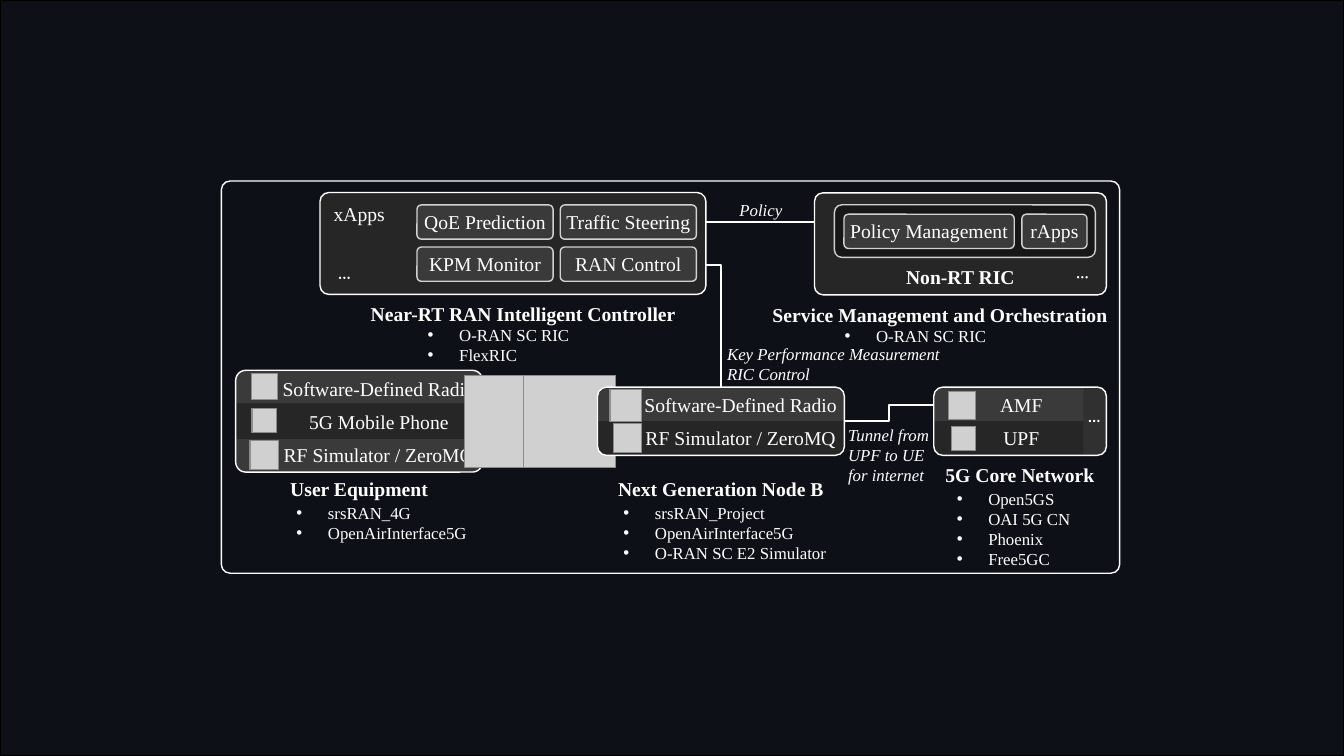
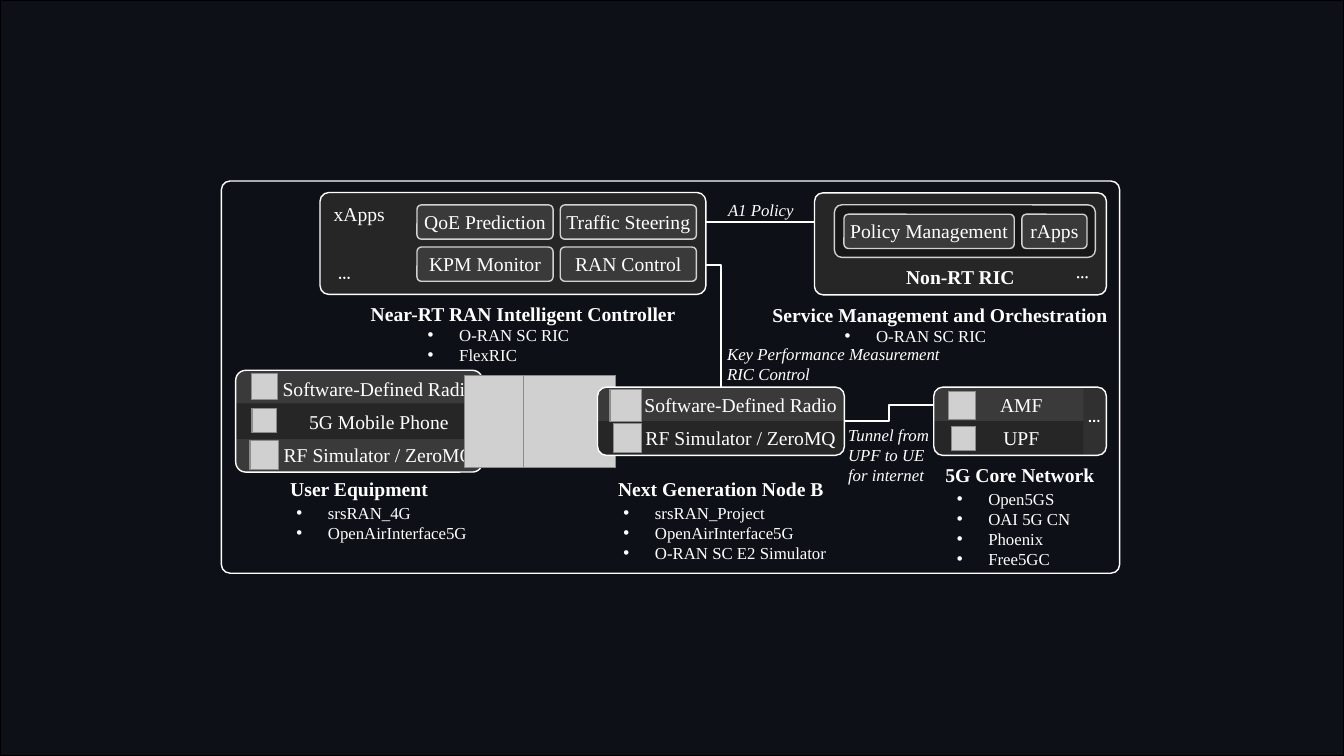
Before and after one commit to usnistgov/O-RAN-Testbed-Automation, a slide deck: slide 2 of RAN_Intelligent_Controllers/research/Diagrams.pptx. Drawn at 1344x756 pixels with LibreOffice and Linux fonts; fonts in the diff are those of the drawing; grey boxes stand for pictures. Boxes give left, top, right and bottom in pixels: in the first picture for what was removed or moved away, otherwise in the second. Text is boxed around its words. In the diff, an @@ line names an element or a change of style, - is before the commit and + after.

```diff
--- a/RAN_Intelligent_Controllers/research/Diagrams.pptx
+++ b/RAN_Intelligent_Controllers/research/Diagrams.pptx
@@ text at (728,204,794,220): text changed @@
-Policy
+A1 Policy
```
Also in this commit, not shown: 2 other slides changed.
